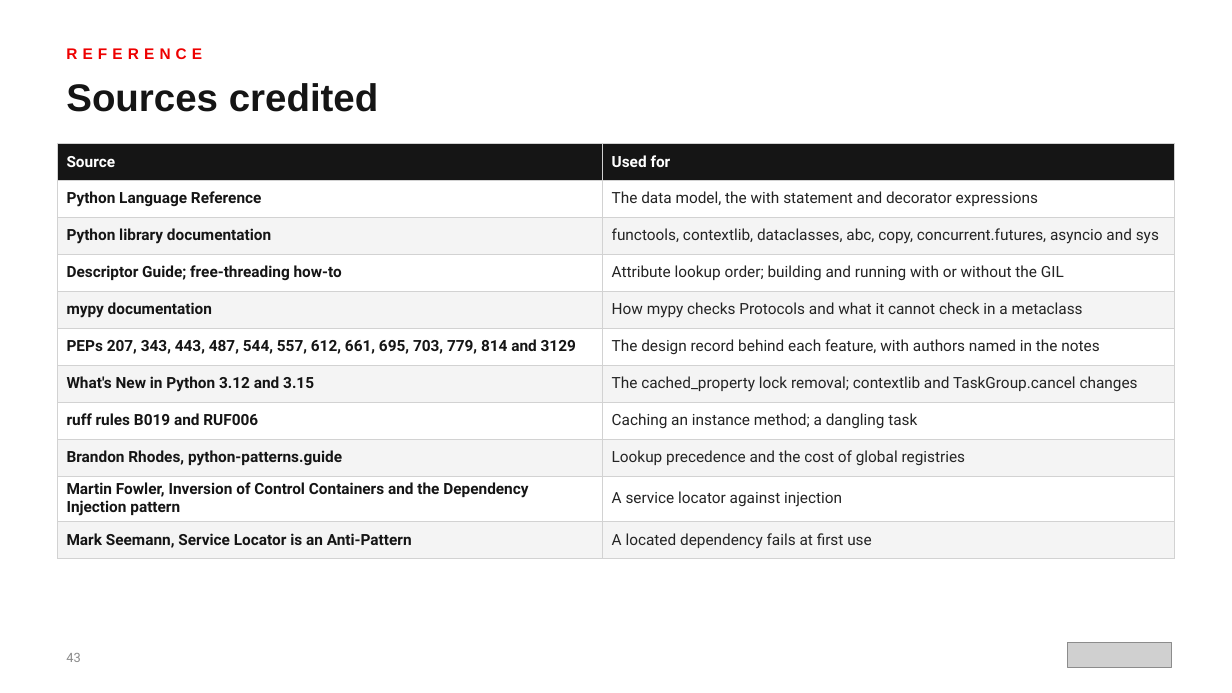
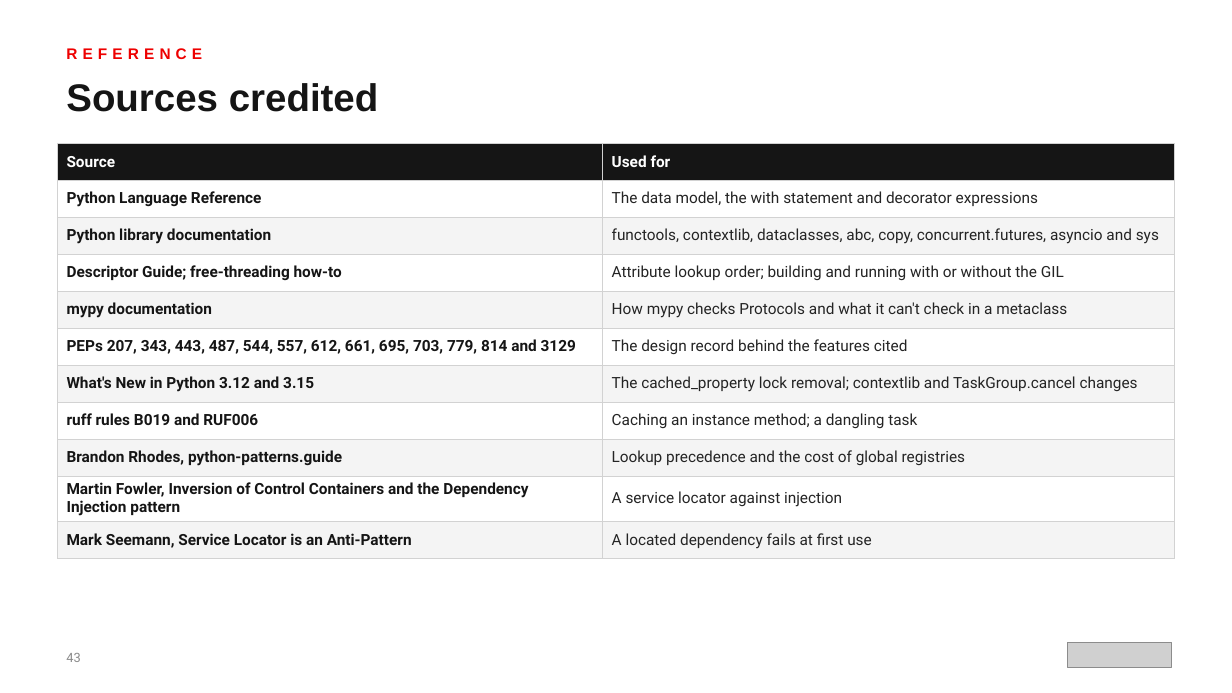
Before and after one commit to patterncatalyst/design-patterns-with-python, a slide deck: slide 43 of presentation/design-patterns-with-python-201-idiomatic-python.pptx. Drawn at 1232x693 pixels with LibreOffice and Linux fonts; fonts in the diff are those of the drawing; grey boxes stand for pictures. Boxes give left, top, right and bottom in pixels: in the first picture for what was removed or moved away, otherwise in the second. Text is boxed around its words. In the diff, an @@ line names an element or a change of style, - is before the commit and + after.

```diff
--- a/presentation/design-patterns-with-python-201-idiomatic-python.pptx
+++ b/presentation/design-patterns-with-python-201-idiomatic-python.pptx
@@ table at [57, 143, 1175, 552] @@
-row 5, column 2: How mypy checks Protocols and what it cannot check in a metaclass
+row 5, column 2: How mypy checks Protocols and what it can't check in a metaclass
-row 6, column 2: The design record behind each feature, with authors named in the notes
+row 6, column 2: The design record behind the features cited
```
Also in this commit, not shown: 3 other slides changed, 3 other files.
